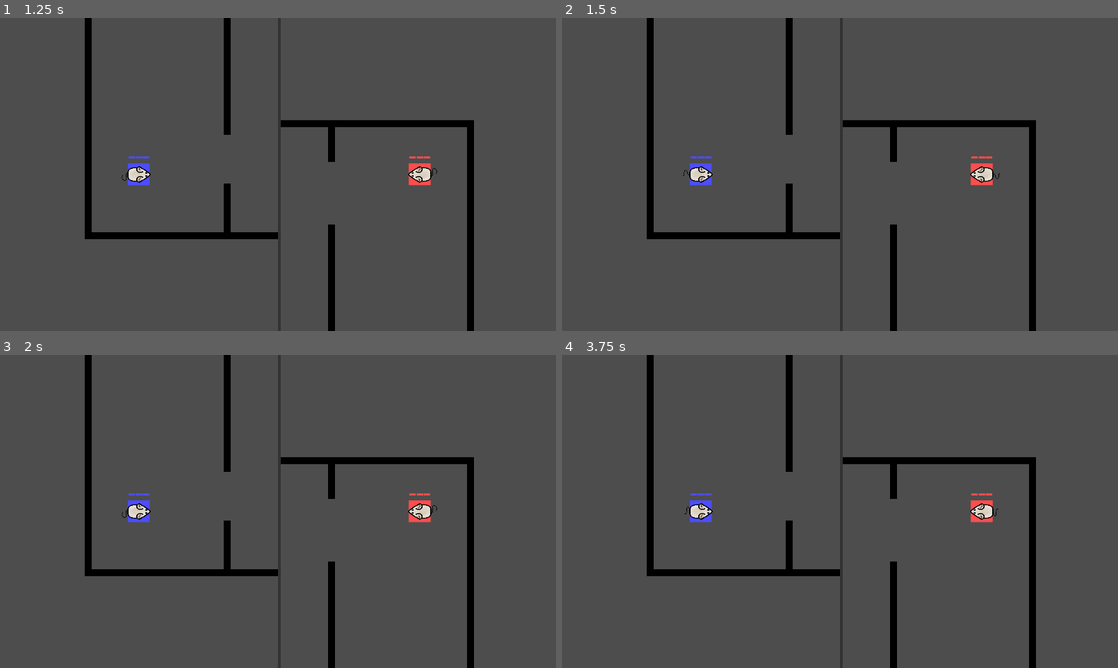
Above: before the commit, frames 1-4 (two rows, left to right).
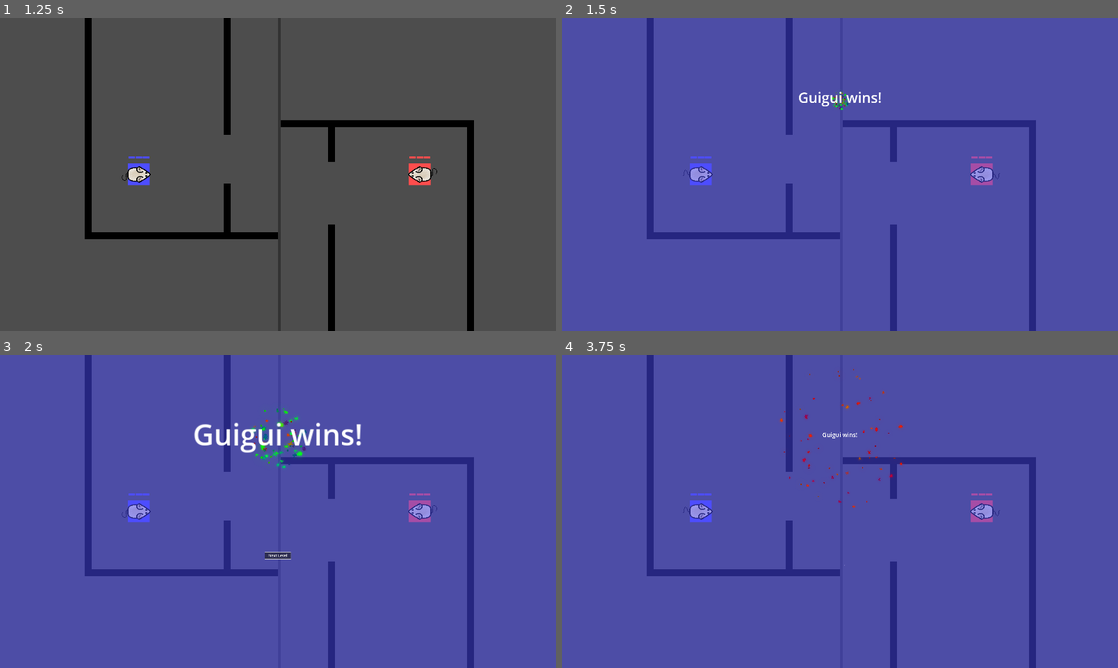
Above: after the commit, the same moments.

Repository: meyegui/laser-mice
Game: Godot game, scene res://scenes/start_screen.tscn
Same seed, same stepped clock (60 frames per second), same inputs: the game is played once before the commit and once after it.
Inputs (mouse positions are in pixels of both pictures, inside the frame that each line leads up to):
- Up to frame 1 (1.25 s): click "Start" at 0.5 s
- Up to frame 2 (1.5 s): hold T from 1.28 s (still down)
- Up to frame 3 (2 s): keep holding T
- Up to frame 4 (3.75 s): release T at 2 s; click (845, 577) at 2 s, where only the run after the commit has a clickable "Play Again"; click (840, 577) at 2.75 s, where only the run after the commit has a clickable "Play Again"; tap T at 3.6 s

Frame 1 is identical in both runs. In frame 2, 100% of the frame differs, in the area x 0-100%, y 0-100%; in frame 3, 100%; in frame 4, 100%.

Commit message:
Dynamically load next level

Diff:
--- a/levels/level_01.tscn
+++ b/levels/level_1.tscn
@@ -31,29 +31,29 @@
 physics_layer_0/collision_mask = 9
 sources/1 = SubResource("TileSetAtlasSource_duf1v")
 
-[node name="Level01" type="Node2D"]
+[node name="Level1" type="Node2D"]
 
 [node name="Homes" type="Node2D" parent="."]
 
-[node name="Home0" parent="Homes" instance=ExtResource("1_jk7lr")]
+[node name="Home0" parent="Homes" instance=ExtResource("1_5ovhn")]
 position = Vector2(250, 790)
 
-[node name="Home1" parent="Homes" instance=ExtResource("1_jk7lr")]
+[node name="Home1" parent="Homes" instance=ExtResource("1_5ovhn")]
 position = Vector2(1670, 250)
 player_id = 1
 
 [node name="Players" type="Node2D" parent="."]
 
-[node name="Guigui" parent="Players" instance=ExtResource("2_pld1p")]
+[node name="Guigui" parent="Players" instance=ExtResource("2_hqh60")]
 position = Vector2(250, 790)
 rotation = 1.5708
 
-[node name="Pépette" parent="Players" instance=ExtResource("2_pld1p")]
+[node name="Pépette" parent="Players" instance=ExtResource("2_hqh60")]
 position = Vector2(1670, 250)
 rotation = -1.5708
 player_id = 1
 
-[node name="Cheese" parent="." instance=ExtResource("3_4egmc")]
+[node name="Cheese" parent="." instance=ExtResource("3_5dcsb")]
 position = Vector2(960, 540)
 
 [node name="TileMap" type="TileMap" parent="."]
--- a/levels/level_02.tscn
+++ b/levels/level_2.tscn
@@ -30,29 +30,29 @@
 physics_layer_0/collision_layer = 1
 sources/1 = SubResource("TileSetAtlasSource_qol3x")
 
-[node name="Level02" type="Node2D"]
+[node name="Level2" type="Node2D"]
 
 [node name="Homes" type="Node2D" parent="."]
 
-[node name="Home0" parent="Homes" instance=ExtResource("1_ni58h")]
+[node name="Home0" parent="Homes" instance=ExtResource("1_ak1ej")]
 position = Vector2(250, 790)
 
-[node name="Home1" parent="Homes" instance=ExtResource("1_ni58h")]
+[node name="Home1" parent="Homes" instance=ExtResource("1_ak1ej")]
 position = Vector2(1670, 250)
 player_id = 1
 
 [node name="Players" type="Node2D" parent="."]
 
-[node name="Guigui" parent="Players" instance=ExtResource("2_5piek")]
+[node name="Guigui" parent="Players" instance=ExtResource("2_lplcv")]
 position = Vector2(250, 790)
 rotation = 1.5708
 
-[node name="Pépette" parent="Players" instance=ExtResource("2_5piek")]
+[node name="Pépette" parent="Players" instance=ExtResource("2_lplcv")]
 position = Vector2(1670, 250)
 rotation = -1.5708
 player_id = 1
 
-[node name="Cheese" parent="." instance=ExtResource("3_8jy08")]
+[node name="Cheese" parent="." instance=ExtResource("3_7y01k")]
 position = Vector2(960, -70)
 
 [node name="TileMap" type="TileMap" parent="."]
--- a/scenes/game_over.tscn
+++ b/scenes/game_over_screen.tscn
@@ -1,9 +1,9 @@
 [gd_scene load_steps=10 format=3 uid="uid://bcum4ad4774th"]
 
-[ext_resource type="Script" path="res://scripts/game_over.gd" id="1_3lwnl"]
-[ext_resource type="Texture2D" uid="uid://dgqnqa2lqpey5" path="res://sprites/particles/Particle-Star.png" id="2_8yebu"]
-[ext_resource type="Texture2D" uid="uid://dt1s76sfx8xdy" path="res://sprites/particles/Particle-X.png" id="3_68i3r"]
-[ext_resource type="Texture2D" uid="uid://dsvkqvwjmeipw" path="res://sprites/particles/Particle-Dot.png" id="4_dubil"]
+[ext_resource type="Script" path="res://scripts/game_over_screen.gd" id="1_ktyi7"]
+[ext_resource type="Texture2D" uid="uid://dgqnqa2lqpey5" path="res://sprites/particles/Particle-Star.png" id="2_niorh"]
+[ext_resource type="Texture2D" uid="uid://dt1s76sfx8xdy" path="res://sprites/particles/Particle-X.png" id="3_uhjxs"]
+[ext_resource type="Texture2D" uid="uid://dsvkqvwjmeipw" path="res://sprites/particles/Particle-Dot.png" id="4_s7i67"]
 
 [sub_resource type="Curve" id="Curve_qivs3"]
 _data = [Vector2(0, 0), 0.0, 0.0, 0, 0, Vector2(0.108939, 0.867221), 0.0, 0.0, 0, 0, Vector2(0.248603, 1), 0.0, 0.0, 0, 0, Vector2(1, 0), 0.0, 0.0, 0, 0]
@@ -48,7 +48,19 @@
 tracks/2/interp = 2
 tracks/2/loop_wrap = true
 tracks/2/keys = {
-"times": PackedFloat32Array(1.4, 1.9, 2),
+"times": PackedFloat32Array(1.1, 1.6, 1.7),
+"transitions": PackedFloat32Array(1, 1, 1),
+"update": 0,
+"values": [Vector2(2.08165e-12, 2.08165e-12), Vector2(1.2, 1.2), Vector2(1, 1)]
+}
+tracks/3/type = "value"
+tracks/3/imported = false
+tracks/3/enabled = true
+tracks/3/path = NodePath("NextLevelButton:scale")
+tracks/3/interp = 2
+tracks/3/loop_wrap = true
+tracks/3/keys = {
+"times": PackedFloat32Array(0.5, 1, 1.1),
 "transitions": PackedFloat32Array(1, 1, 1),
 "update": 0,
 "values": [Vector2(2.08165e-12, 2.08165e-12), Vector2(1.2, 1.2), Vector2(1, 1)]
@@ -66,7 +78,7 @@
 "times": PackedFloat32Array(0),
 "transitions": PackedFloat32Array(1),
 "update": 0,
-"values": [Vector2(1, 1)]
+"values": [Vector2(2.08165e-12, 2.08165e-12)]
 }
 tracks/1/type = "value"
 tracks/1/imported = false
@@ -90,7 +102,19 @@
 "times": PackedFloat32Array(0),
 "transitions": PackedFloat32Array(1),
 "update": 0,
-"values": [Vector2(1.2, 1.2)]
+"values": [Vector2(2.08165e-12, 2.08165e-12)]
+}
+tracks/3/type = "value"
+tracks/3/imported = false
+tracks/3/enabled = true
+tracks/3/path = NodePath("NextLevelButton:scale")
+tracks/3/interp = 1
+tracks/3/loop_wrap = true
+tracks/3/keys = {
+"times": PackedFloat32Array(0),
+"transitions": PackedFloat32Array(1),
+"update": 0,
+"values": [Vector2(2.08165e-12, 2.08165e-12)]
 }
 
 [sub_resource type="AnimationLibrary" id="AnimationLibrary_grwsq"]
@@ -99,12 +123,12 @@
 "RESET": SubResource("Animation_o1w4x")
 }
 
-[node name="GameOver" type="Control"]
+[node name="GameOverScreen" type="Control"]
 layout_mode = 3
 anchors_preset = 0
 offset_right = 1920.0
 offset_bottom = 1080.0
-script = ExtResource("1_3lwnl")
+script = ExtResource("1_ktyi7")
 
 [node name="Background" type="ColorRect" parent="."]
 layout_mode = 0
@@ -136,11 +160,12 @@
 
 [node name="Boom2" type="CPUParticles2D" parent="."]
 position = Vector2(960, 285)
+emitting = false
 amount = 20
 lifetime = 3.0
 one_shot = true
 explosiveness = 1.0
-texture = ExtResource("3_68i3r")
+texture = ExtResource("3_uhjxs")
 spread = 180.0
 gravity = Vector2(2.08165e-12, 2.08165e-12)
 initial_velocity_min = 50.0
@@ -182,6 +207,7 @@
 offset_top = 200.0
 offset_right = 1920.0
 offset_bottom = 350.0
+scale = Vector2(2.08165e-12, 2.08165e-12)
 pivot_offset = Vector2(960, 75)
 theme_override_font_sizes/font_size = 100
 text = "Player wins!"
@@ -192,18 +218,30 @@
 libraries = {
 "": SubResource("AnimationLibrary_grwsq")
 }
-autoplay = "GameOver"
+
+[node name="NextLevelButton" type="Button" parent="."]
+layout_mode = 0
+offset_left = 835.0
+offset_top = 660.0
+offset_right = 1085.0
+offset_bottom = 724.0
+scale = Vector2(2.08165e-12, 2.08165e-12)
+pivot_offset = Vector2(125, 32)
+focus_neighbor_bottom = NodePath("../PlayAgainButton")
+theme_override_font_sizes/font_size = 36
+text = "Next Level"
 
 [node name="PlayAgainButton" type="Button" parent="."]
 layout_mode = 0
-offset_left = 835.0
-offset_top = 720.0
-offset_right = 1085.0
-offset_bottom = 784.0
+offset_left = 850.0
+offset_top = 738.0
+offset_right = 1070.0
+offset_bottom = 794.0
 scale = Vector2(2.08165e-12, 2.08165e-12)
 pivot_offset = Vector2(125, 32)
+focus_neighbor_top = NodePath("../NextLevelButton")
 focus_neighbor_bottom = NodePath("../QuitButton")
-theme_override_font_sizes/font_size = 36
+theme_override_font_sizes/font_size = 30
 text = "Play Again"
 
 [node name="QuitButton" type="Button" parent="."]
@@ -212,7 +250,7 @@
 offset_top = 804.0
 offset_right = 1070.0
 offset_bottom = 860.0
-scale = Vector2(1.2, 1.2)
+scale = Vector2(2.08165e-12, 2.08165e-12)
 pivot_offset = Vector2(110, 28)
 focus_neighbor_top = NodePath("../PlayAgainButton")
 theme_override_font_sizes/font_size = 30
--- a/scripts/common.gd
+++ b/scripts/common.gd
@@ -1,7 +1,17 @@
 extends Node
 
-var game_over: bool = false
+var game: Game
 var level: Node2D
+var game_over_screen: GameOverScreen
+
+var max_level_id: int
+
+func _ready() -> void:
+	# Count existing level files
+	var files := DirAccess.get_files_at("res://levels")
+	for f in files:
+		if f.begins_with("level_") and f.ends_with(".tscn"):
+			max_level_id += 1
 
 func get_color(player_id: int) -> Color:
 	var color: Color
@@ -12,3 +22,31 @@
 		3: color = Color(1.0, 0.3, 1.0) # fuchsia
 
 	return color
+
+## Show the "Game Over" screen.
+func show_game_over_screen(winner_name: String, winner_id: int) -> void:
+	var should_add: bool = false
+	if game_over_screen == null:
+		game_over_screen = preload ("res://scenes/game_over_screen.tscn").instantiate()
+		should_add = true
+
+	game_over_screen.winner_name = winner_name
+	game_over_screen.winner_id = winner_id
+
+	if should_add:
+		game.get_tree().current_scene.add_child(game_over_screen)
+
+	game_over_screen.visible = true
+
+## Hide the "Game Over" screen.
+func hide_game_over_screen() -> void:
+	if game_over_screen == null:
+		return
+
+	game_over_screen.visible = false
+
+func is_game_over() -> bool:
+	if game_over_screen == null:
+		return false
+
+	return game_over_screen.visible
--- a/scripts/game.gd
+++ b/scripts/game.gd
@@ -1,4 +1,7 @@
+class_name Game
 extends Control
+
+var current_level: int = 1
 
 @onready var viewports: Array[SubViewport] = [
 	$HBoxContainer/SubViewportContainer/SubViewport,
@@ -11,10 +14,9 @@
 ]
 
 func _ready() -> void:
-	if Common.level == null:
-		assert(false, "No level is loaded")
+	Common.game = self
 
-	set_level(Common.level, true)
+	_load_level()
 
 	# Share the world across viewports
 	if count_players() == 0:
@@ -27,7 +29,11 @@
 func _process(_delta: float) -> void:
 	_position_cameras()
 
-# Make cameras track players
+	# @xxx
+	if Input.is_key_pressed(KEY_T):
+		Common.show_game_over_screen("Guigui", 0)
+
+## Make cameras track players.
 func _position_cameras() -> void:
 	for i in range(viewports.size()):
 		var camera: Camera2D = cameras[i]
@@ -42,24 +48,16 @@
 
 		camera.global_position = player.global_position
 
-func set_level(level: Node2D, force: bool=false) -> void:
-	var current_level: Node2D = $HBoxContainer/SubViewportContainer/SubViewport/Level
-
-	if not force:
-		if Common.level == level:
-			print("set_level: cancel because same")
-			return
-
-		if level == null:
-			print("set_level: cancel because null")
-			return
+## Reset the current level to a new instance.
+func _load_level() -> void:
+	var scene: PackedScene = load("res://levels/level_%d.tscn" % current_level)
+	var level: Node2D = scene.instantiate()
+	level.name = "Level"
+	$HBoxContainer/SubViewportContainer/SubViewport/Level.free()
+	$HBoxContainer/SubViewportContainer/SubViewport.add_child(level)
 
 	Common.level = level
-
-	if level != null:
-		Common.level.name = "Level"
-		current_level.free()
-		$HBoxContainer/SubViewportContainer/SubViewport.add_child(Common.level)
+	Common.hide_game_over_screen()
 
 func get_player(player_id: int) -> LaserMouse:
 	var players: Node = $HBoxContainer/SubViewportContainer/SubViewport/Level/Players
@@ -73,3 +71,8 @@
 func count_players() -> int:
 	var players: Node = $HBoxContainer/SubViewportContainer/SubViewport/Level/Players
 	return players.get_child_count()
+
+## Loads the next level.
+func next_level() -> void:
+	current_level += 1
+	_load_level()
--- a/scripts/game_over.gd
+++ /dev/null
@@ -1,31 +0,0 @@
-extends Control
-
-var winner_name: String
-var winner_id: int
-
-@onready var background: ColorRect = $Background
-@onready var winner: Label = $Winner
-@onready var play_again_button: Button = $PlayAgainButton
-@onready var quit_button: Button = $QuitButton
-
-func _ready() -> void:
-	Common.game_over = true
-	background.modulate = Common.get_color(winner_id)
-	winner.text = "%s wins!" % winner_name
-
-	play_again_button.pressed.connect(on_play_again_pressed)
-	quit_button.pressed.connect(on_quit_pressed)
-
-	play_again_button.grab_focus()
-
-func on_play_again_pressed() -> void:
-	get_tree().reload_current_scene()
-	Common.game_over = false
-
-func on_quit_pressed() -> void:
-	get_tree().quit()
-
-func emit_boom() -> void:
-	$Boom1.emitting = true
-	$Boom2.emitting = true
-	$Boom3.emitting = true
--- /dev/null
+++ b/scripts/game_over_screen.gd
@@ -0,0 +1,62 @@
+class_name GameOverScreen
+extends Control
+
+var winner_name: String = "Player"
+var winner_id: int
+
+@onready var background: ColorRect = $Background
+@onready var winner: Label = $Winner
+@onready var animation_player: AnimationPlayer = $AnimationPlayer
+@onready var next_level_button: Button = $NextLevelButton
+@onready var play_again_button: Button = $PlayAgainButton
+@onready var quit_button: Button = $QuitButton
+
+func _ready() -> void:
+	_initialize()
+
+	# Connect signals
+	visibility_changed.connect(_on_visibility_changed)
+	next_level_button.pressed.connect(_on_next_level_pressed)
+	play_again_button.pressed.connect(_on_play_again_pressed)
+	quit_button.pressed.connect(_on_quit_pressed)
+
+func _initialize() -> void:
+	# Set up text and color
+	winner.text = "%s wins!" % winner_name
+	background.modulate = Common.get_color(winner_id)
+
+	var default_action_button: Button = next_level_button
+	if Common.game.current_level == Common.max_level_id:
+		next_level_button.disabled = true
+		default_action_button = quit_button
+
+	# Autofocus default action
+	default_action_button.grab_focus()
+
+	# Play animations
+	_animate()
+
+func _animate() -> void:
+	animation_player.play("GameOver")
+	$Boom1.emitting = true
+	$Boom2.emitting = true
+	$Boom3.emitting = true
+
+func _on_visibility_changed() -> void:
+	if visible:
+		_initialize()
+	else:
+		_reset_animation()
+
+func _on_next_level_pressed() -> void:
+	Common.game.next_level()
+
+func _on_play_again_pressed() -> void:
+	Common.game._load_level()
+	Common.hide_game_over_screen()
+
+func _on_quit_pressed() -> void:
+	get_tree().quit()
+
+func _reset_animation() -> void:
+	animation_player.play("RESET")
--- a/scripts/home.gd
+++ b/scripts/home.gd
@@ -6,7 +6,6 @@
 
 @onready var illustration: ColorRect = $Illustration
 @onready var win_sound_player: AudioStreamPlayer2D = $WinSoundPlayer
-@onready var game_over: PackedScene = load("res://scenes/game_over.tscn")
 
 func _ready() -> void:
 	# Connect signals
@@ -31,8 +30,4 @@
 	win_sound_player.play() # todo: record "Brrravooo! 👏🏻" audio
 
 	# Show "Game Over" screen
-	var game_over_screen := game_over.instantiate()
-	game_over_screen.winner_name = area.holder.name
-	game_over_screen.winner_id = area.holder.player_id
-	get_tree().current_scene.add_child(game_over_screen)
-	game_over_screen.emit_boom()
+	Common.show_game_over_screen(area.holder.name, area.holder.player_id)
--- a/scripts/laser_mouse.gd
+++ b/scripts/laser_mouse.gd
@@ -73,7 +73,7 @@
 	if health == 0:
 		die(delta)
 
-	if Common.game_over:
+	if Common.is_game_over():
 		return
 
 	# Make the mouse look in the right direction
@@ -87,7 +87,7 @@
 	# Fix positioning of health points
 	hp.global_rotation = 0
 
-	if Common.game_over:
+	if Common.is_game_over():
 		return
 
 	var shoot_action := "player%d_shoot" % player_id
--- a/scripts/start_screen.gd
+++ b/scripts/start_screen.gd
@@ -13,7 +13,6 @@
 	start_button.grab_focus()
 
 func on_start_pressed() -> void:
-	Common.level = load("res://levels/level_01.tscn").instantiate()
 	get_tree().change_scene_to_packed(GAME)
 
 func on_quit_pressed() -> void:
Not shown: 1 places in levels/level_1.tscn that only renumber resources
Not shown: 1 places in levels/level_2.tscn that only renumber resources
Not shown: 2 places in scenes/game_over_screen.tscn that only renumber resources
